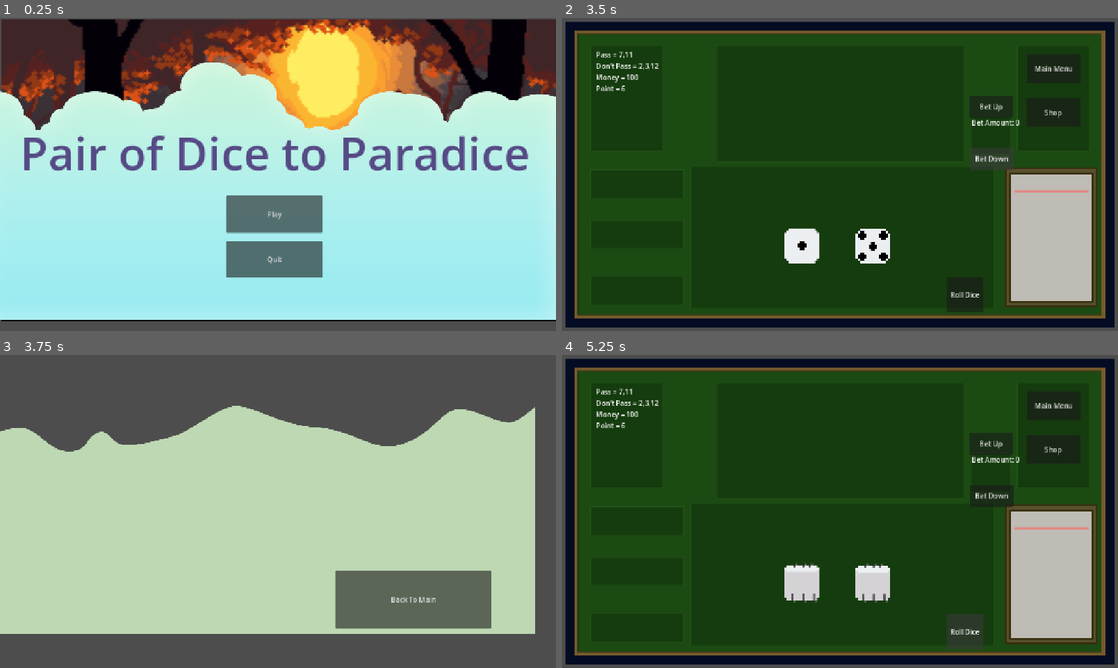
Above: before the commit, frames 1-4 (two rows, left to right).
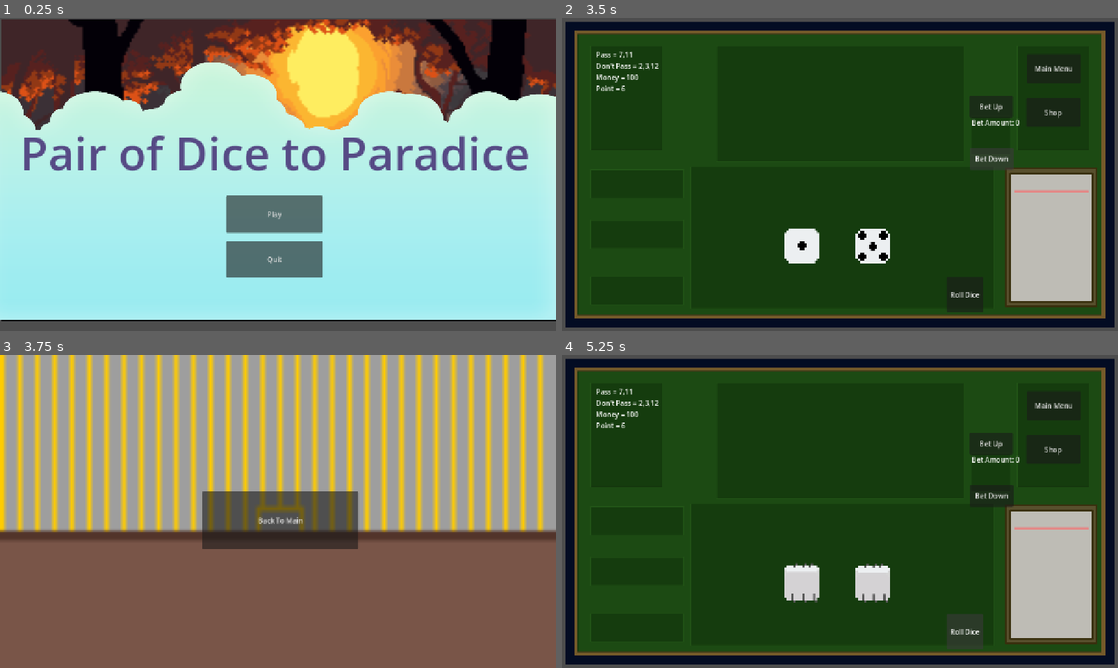
Above: after the commit, the same moments.

Repository: awolski-svg/Casino-Roguelike-Game
Game: Godot game, scene res://GameObjects/DataComponents/game_manager.tscn
Same seed, same stepped clock (60 frames per second), same inputs: the game is played once before the commit and once after it.
Inputs:
- Up to frame 1 (0.25 s): no input
- Up to frame 2 (3.5 s): click "Play" at 0.5 s; click "Roll Dice" at 1.25 s; click "Bet Up" at 2 s; click "Bet Down" at 2.75 s
- Up to frame 3 (3.75 s): click "Shop" at 3.5 s
- Up to frame 4 (5.25 s): click "Back To Main" at 4.25 s; click "Roll Dice" at 5 s

Frames 1-2 are identical in both runs. In frame 3, 100% of the frame differs, in the area x 0-100%, y 0-100%; in frame 4, nothing differs.

Commit message:
Updated Shop with new appearence

Diff:
--- a/GameObjects/Scenes/Main.tscn
+++ b/GameObjects/Scenes/Main.tscn
@@ -3,7 +3,6 @@
 [ext_resource type="Script" uid="uid://bbiyjo2abn3wg" path="res://Scripts/Main.gd" id="1_n1prj"]
 [ext_resource type="Texture2D" uid="uid://cfe3bqtjtflyn" path="res://TempAssets/v2/preview.png" id="2_qpusw"]
 [ext_resource type="Texture2D" uid="uid://bj1k3286361gw" path="res://TempAssets/backgrounds/_07_huge_clouds.png" id="2_roxiv"]
-[ext_resource type="Texture2D" uid="uid://bmei2uwin4ycb" path="res://TempAssets/backgrounds/_11_background.png" id="4_nclmi"]
 
 [sub_resource type="SpriteFrames" id="SpriteFrames_n1prj"]
 animations = [{
@@ -23,7 +22,7 @@
 "texture": ExtResource("2_roxiv")
 }, {
 "duration": 1.0,
-"texture": ExtResource("4_nclmi")
+"texture": ExtResource("2_roxiv")
 }],
 "loop": 1,
 "name": &"default",
@@ -45,6 +44,7 @@
 position = Vector2(621.00006, 289.00003)
 scale = Vector2(0.64404297, 0.52587324)
 sprite_frames = SubResource("SpriteFrames_6dapk")
+frame_progress = 0.3155254
 
 [node name="Play" type="Button" parent="." unique_id=155978638]
 layout_mode = 0
--- a/GameObjects/Scenes/shop_scene.tscn
+++ b/GameObjects/Scenes/shop_scene.tscn
@@ -1,11 +1,15 @@
 [gd_scene format=3 uid="uid://dqkf77r0qki56"]
 
 [ext_resource type="Script" uid="uid://ikps6vblmejm" path="res://Scripts/Shop.gd" id="1_xnkbb"]
+[ext_resource type="Texture2D" uid="uid://dcjudeekxp64l" path="res://Sprites/pixil-frame-0 (7).png" id="2_20plw"]
 [ext_resource type="Texture2D" uid="uid://mb2r5uej2g6y" path="res://TempAssets/backgrounds/_05_hill1.png" id="2_67023"]
 
 [sub_resource type="SpriteFrames" id="SpriteFrames_6dapk"]
 animations = [{
 "frames": [{
+"duration": 1.0,
+"texture": ExtResource("2_20plw")
+}, {
 "duration": 1.0,
 "texture": ExtResource("2_67023")
 }],
@@ -21,16 +25,16 @@
 SceneType = "Shop"
 
 [node name="AnimatedSprite2D" type="AnimatedSprite2D" parent="." unique_id=1961220906]
-position = Vector2(560.49994, 153)
-scale = Vector2(0.6557618, 0.6300129)
+position = Vector2(640, 359.49997)
+scale = Vector2(9.984375, 11.234374)
 sprite_frames = SubResource("SpriteFrames_6dapk")
 
 [node name="Back_To_Main" type="Button" parent="." unique_id=1861820301]
 layout_mode = 0
-offset_left = 772.0
-offset_top = 496.0
-offset_right = 1131.0
-offset_bottom = 629.0
+offset_left = 466.0
+offset_top = 314.0
+offset_right = 825.0
+offset_bottom = 447.0
 text = "Back To Main"
 
 [connection signal="button_down" from="Back_To_Main" to="." method="ChangeScene" binds= ["Gamble"]]
Binary file added: Sprites/pixil-frame-0 (7).png
Not shown, added: Sprites/pixil-frame-0 (7).png.import
